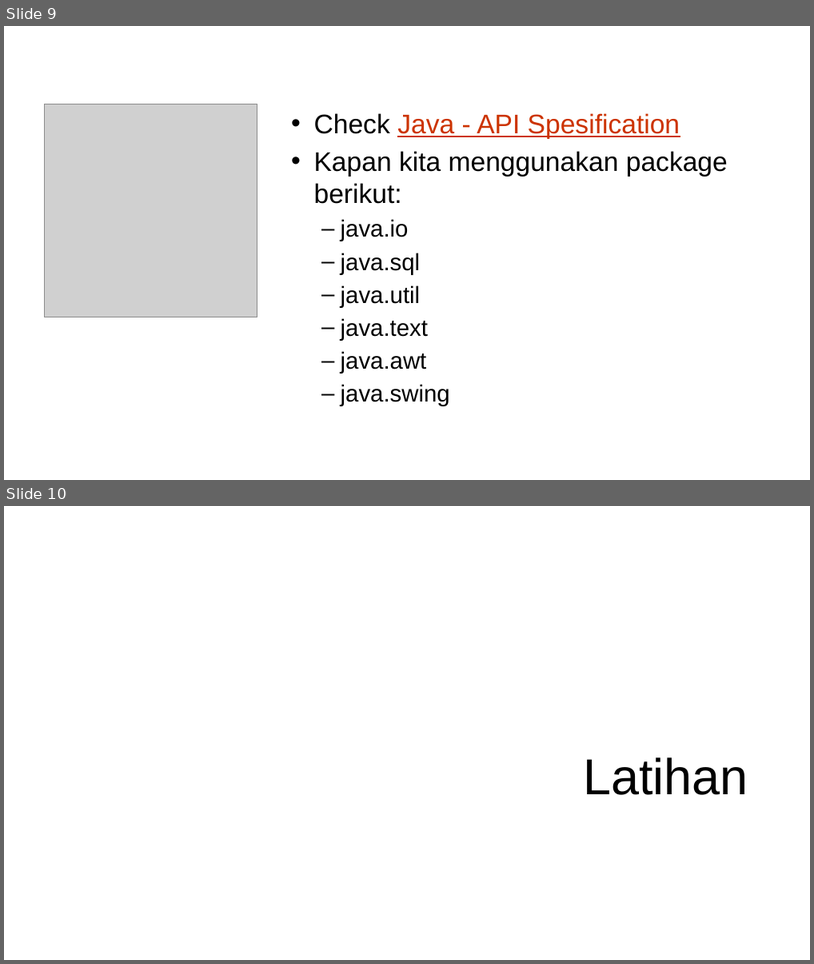
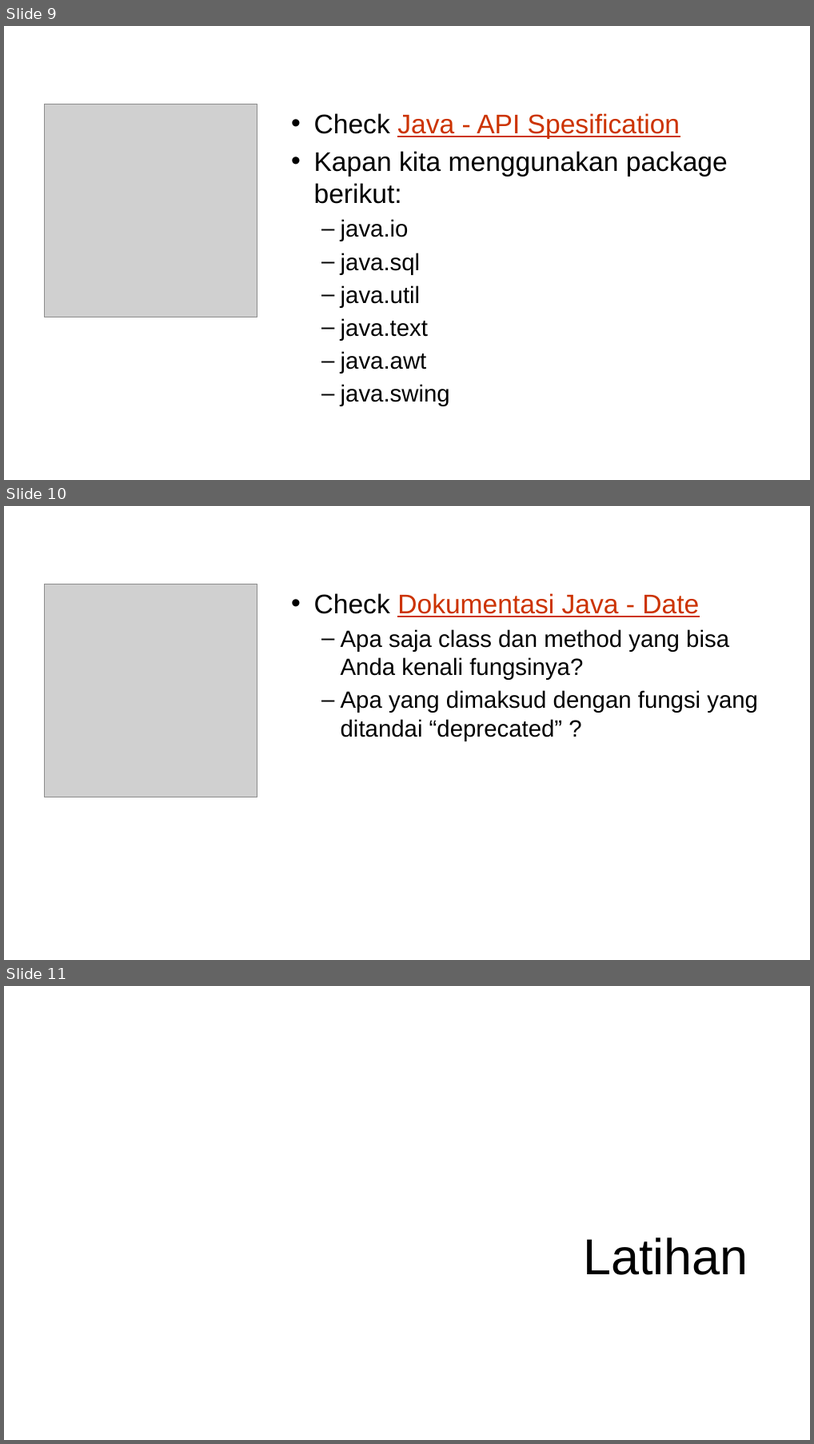
Before and after one commit to ruang-belajar/java-ee, a slide deck: docs/res/Java EE - Pertemuan 4.pptx. Shown one above the other, each under a label of ours: slides 9 and 10 before the commit, slides 9, 10 and 11 after it. The pictures are 814x964 and 814x1444 pixels, drawn with LibreOffice and Linux fonts; fonts in the diff are those of the drawing; grey boxes stand for pictures; background and template pictures are left out. Boxes give left, top, right and bottom in pixels: in the first picture for what was removed or moved away, otherwise in the second. Text is boxed around its words. In the diff, an @@ line names an element or a change of style, - is before the commit and + after.

```diff
--- a/docs/res/Java EE - Pertemuan 4.pptx
+++ b/docs/res/Java EE - Pertemuan 4.pptx
@@ slide 10 added at [4,506,810,960], background picture (left out) @@
@@ title added at [45,519,770,557], 36 pt, text #FFFFFF @@
+Diskusi
@@ picture added at [45,584,258,796] @@
@@ text added at [314,593,758,741], 28 pt, text #000000 @@
+• Check Dokumentasi Java - Date
+  – Apa saja class dan method yang bisa Anda kenali fungsinya?
+  – Apa yang dimaksud dengan fungsi yang ditandai “deprecated” ?
@@ what was slide 10 is now slide 11 @@
```
Also in this commit, not shown: 1 other file.
